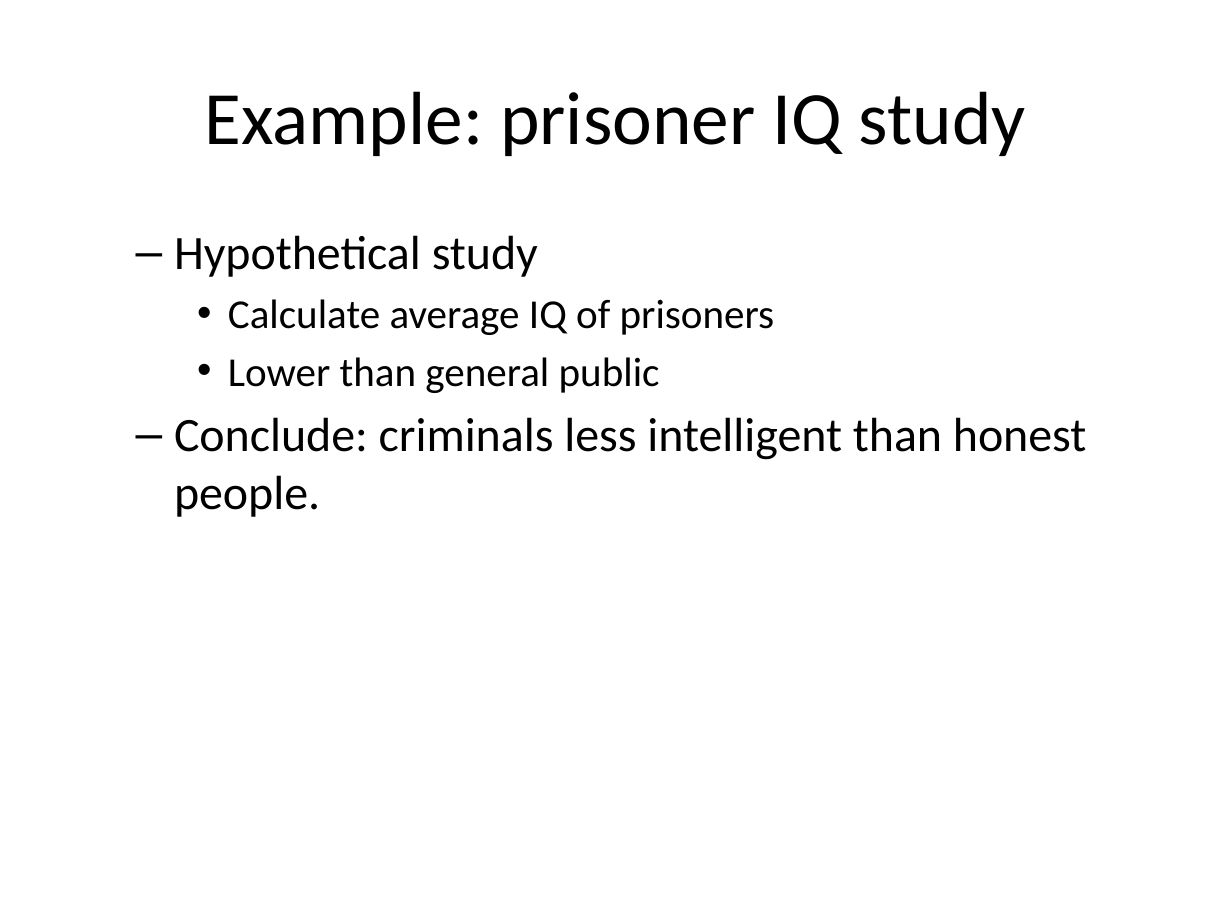
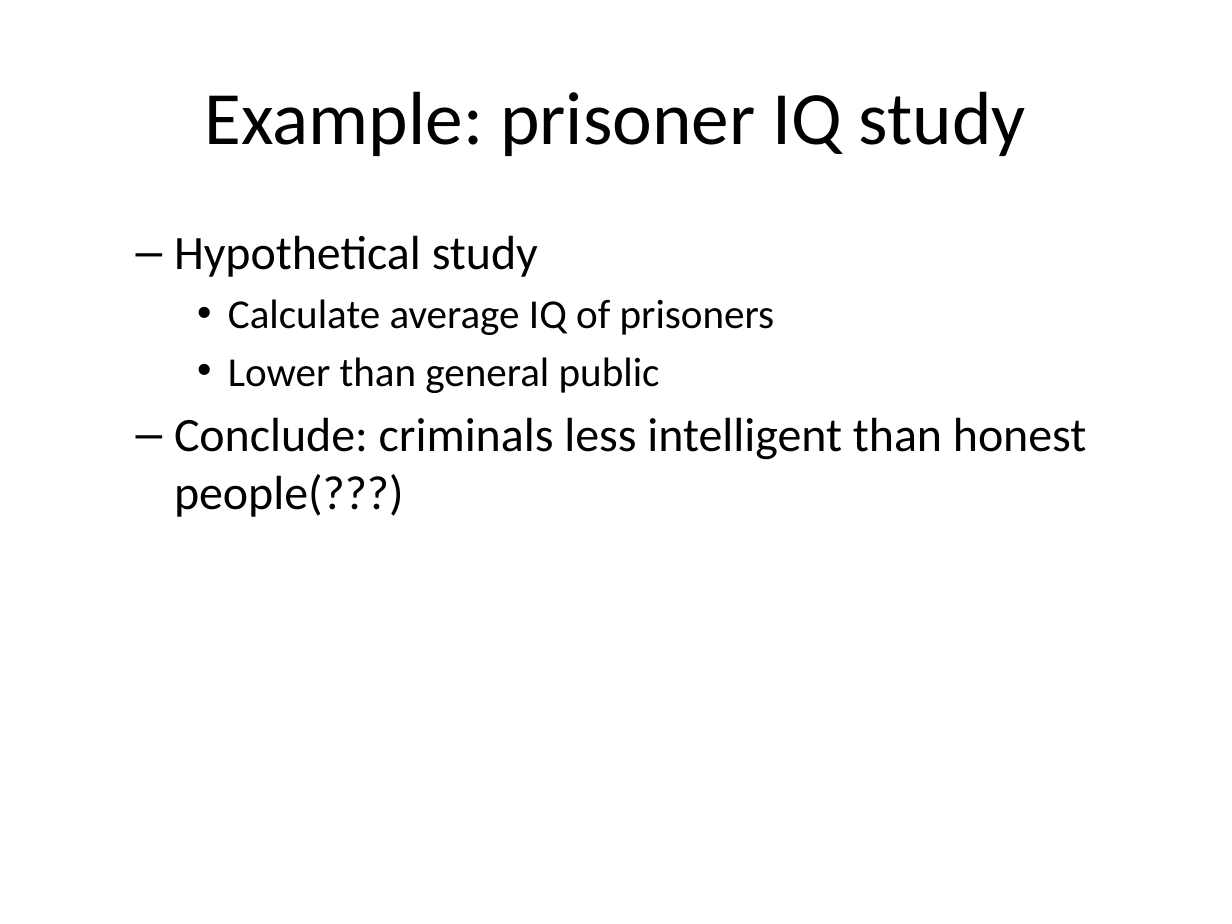
Before and after one commit to classes-medb/5510, a slide deck: slide 10 of src/video-08-sampling.pptx (slide 11 before the commit). Drawn at 1232x924 pixels with LibreOffice and Linux fonts; fonts in the diff are those of the drawing. Boxes give left, top, right and bottom in pixels: in the first picture for what was removed or moved away, otherwise in the second. Text is boxed around its words. In the diff, an @@ line names an element or a change of style, - is before the commit and + after.

```diff
--- a/src/video-08-sampling.pptx
+++ b/src/video-08-sampling.pptx
@@ text at bbox=[174, 417, 1086, 517]: text changed @@
-  – Conclude: criminals less intelligent than honest people.
+  – Conclude: criminals less intelligent than honest people(???)
```
Also in this commit, not shown: 3 other slides changed, 2 slides added, 2 slides removed, 6 other files.
